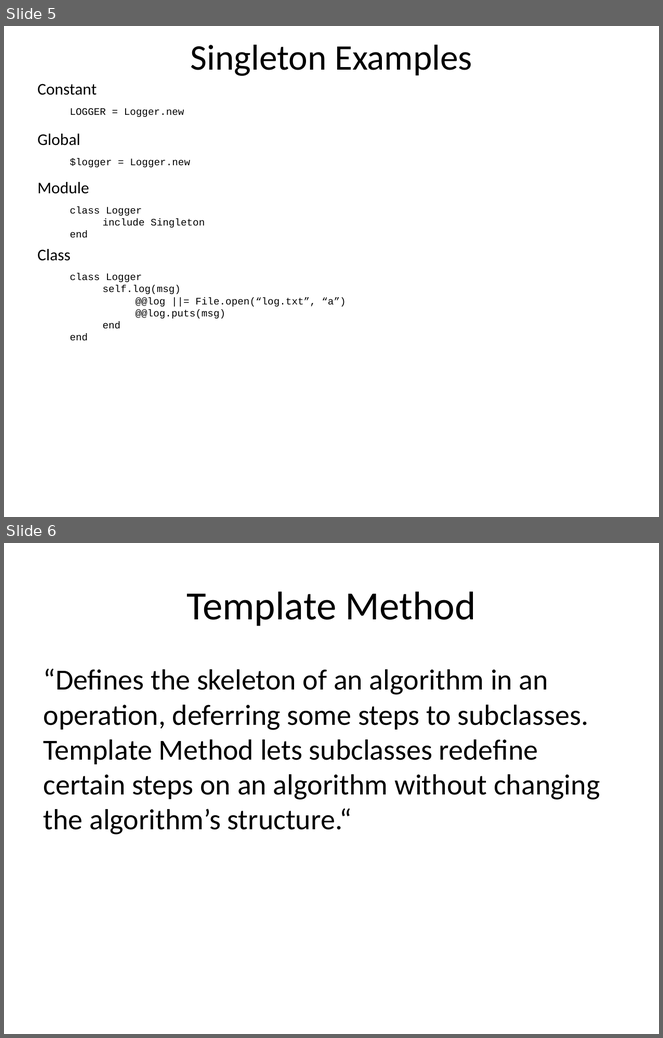
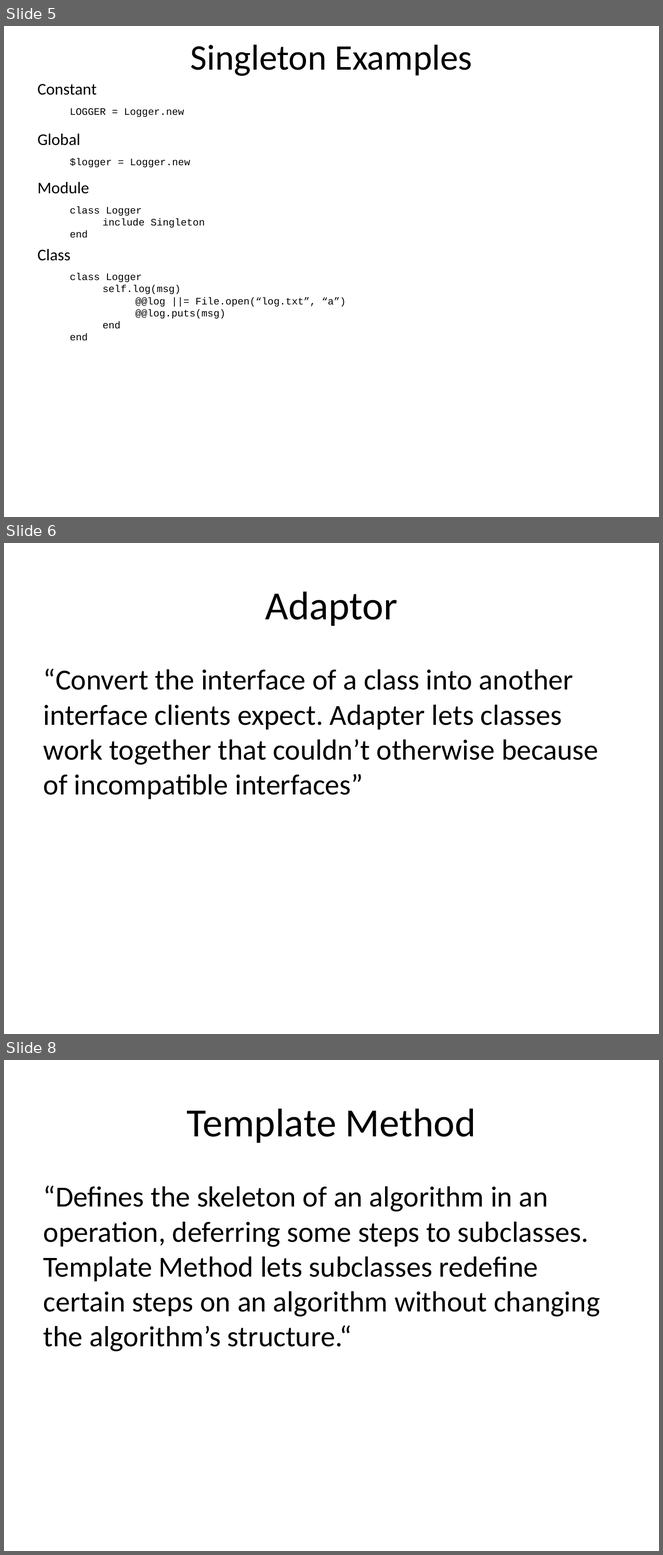
Before and after one commit to john-fitzpatrick/design_patterns, a slide deck: DesignPatterns.pptx. Shown one above the other, each under a label of ours: slides 5 and 6 before the commit, slides 5, 6 and 8 after it; the slides between them are not shown. The pictures are 663x1038 and 663x1555 pixels, drawn with LibreOffice and Linux fonts; fonts in the diff are those of the drawing. Boxes give left, top, right and bottom in pixels: in the first picture for what was removed or moved away, otherwise in the second. Text is boxed around its words. In the diff, an @@ line names an element or a change of style, - is before the commit and + after.

Commit message:
added Adapter pattern to slide show.

```diff
--- a/DesignPatterns.pptx
+++ b/DesignPatterns.pptx
@@ slide 6 added at bbox=[4, 543, 659, 1034], background #FFFFFF @@
@@ title added at bbox=[266, 591, 398, 626], 44 pt, text #000000 @@
+Adaptor
@@ text added at bbox=[44, 668, 598, 799], 32 pt, text #000000 @@
+“Convert the interface of a class into another interface clients expect. Adapter lets classes work together that couldn’t otherwise because of incompatible interfaces”
@@ what was slide 6 is now slide 8 @@
```
Also in this commit, not shown: 2 slides changed, 3 other slides added.
